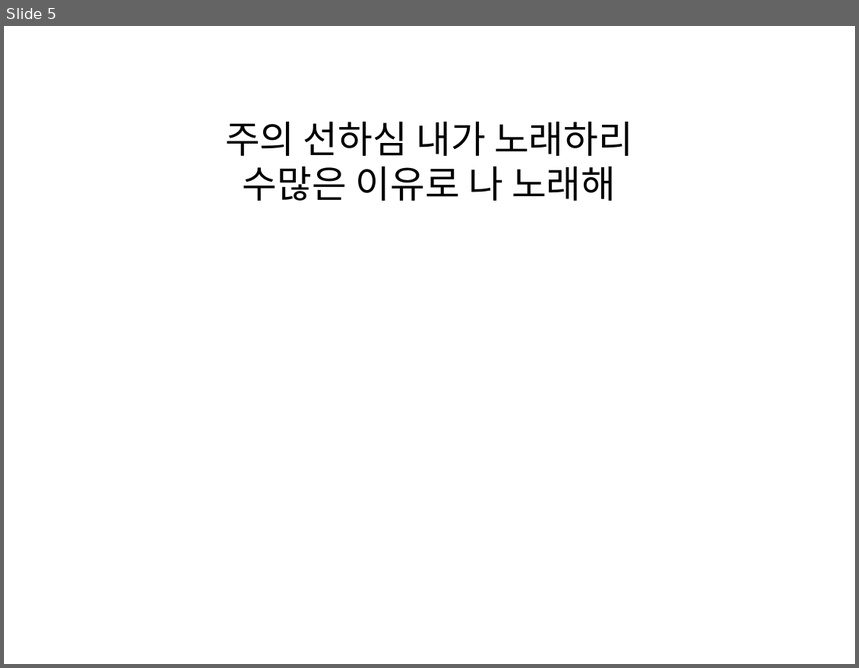
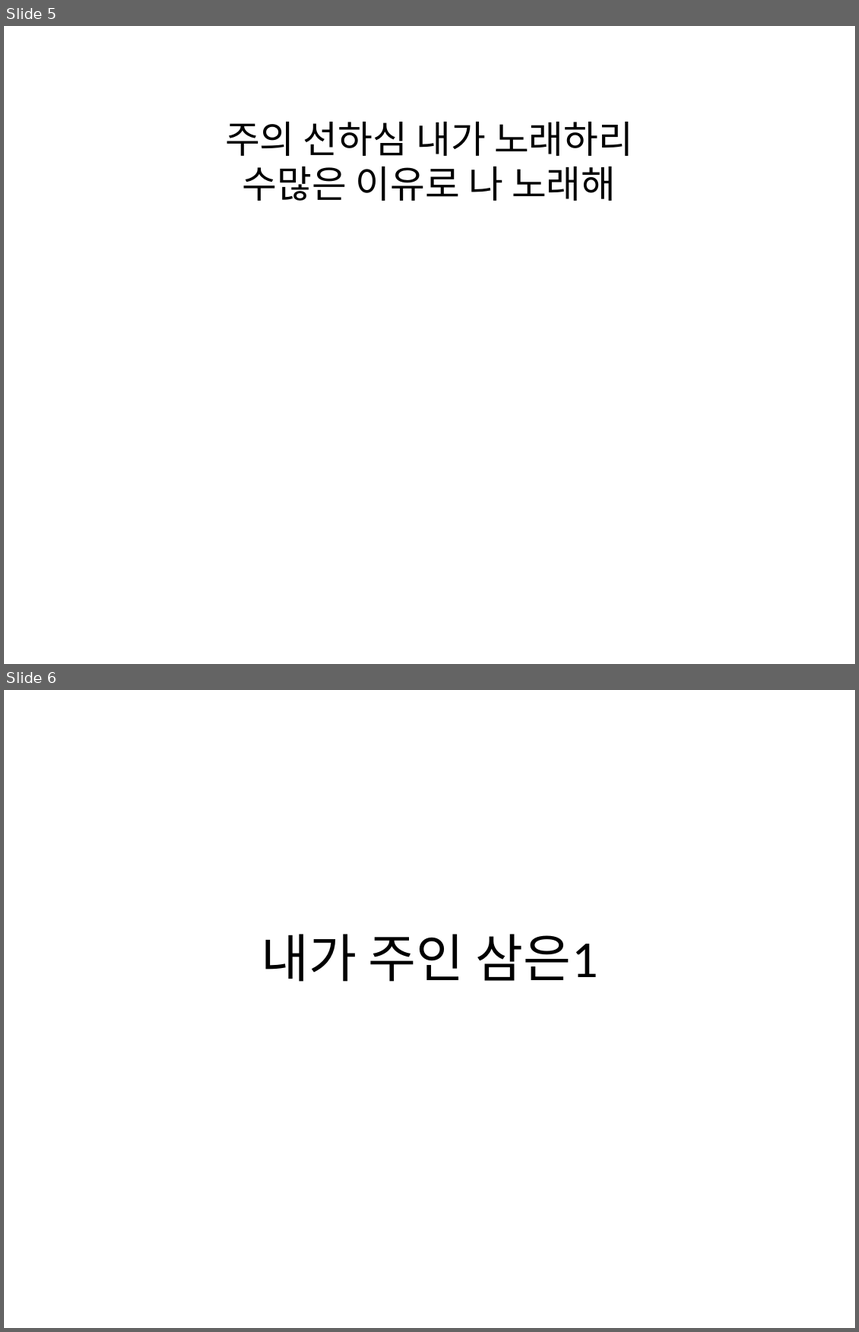
Before and after one commit to daeryuk/MusicSheetToPPT, a slide deck: static/output.pptx. Shown one above the other, each under a label of ours: slide 5 before the commit, slides 5 and 6 after it. The pictures are 859x668 and 859x1332 pixels, drawn with LibreOffice and Linux fonts; fonts in the diff are those of the drawing. Boxes give left, top, right and bottom in pixels: in the first picture for what was removed or moved away, otherwise in the second. Text is boxed around its words. In the diff, an @@ line names an element or a change of style, - is before the commit and + after.

```diff
--- a/static/output.pptx
+++ b/static/output.pptx
@@ slide 6 added at [4, 690, 855, 1328], background #FFFFFF @@
@@ title added at [261, 934, 598, 982], 44 pt, text #000000 @@
+내가 주인 삼은1
```
Also in this commit, not shown: 1 slide changed, 4 other slides added, 6 slides removed, 2 other files.
